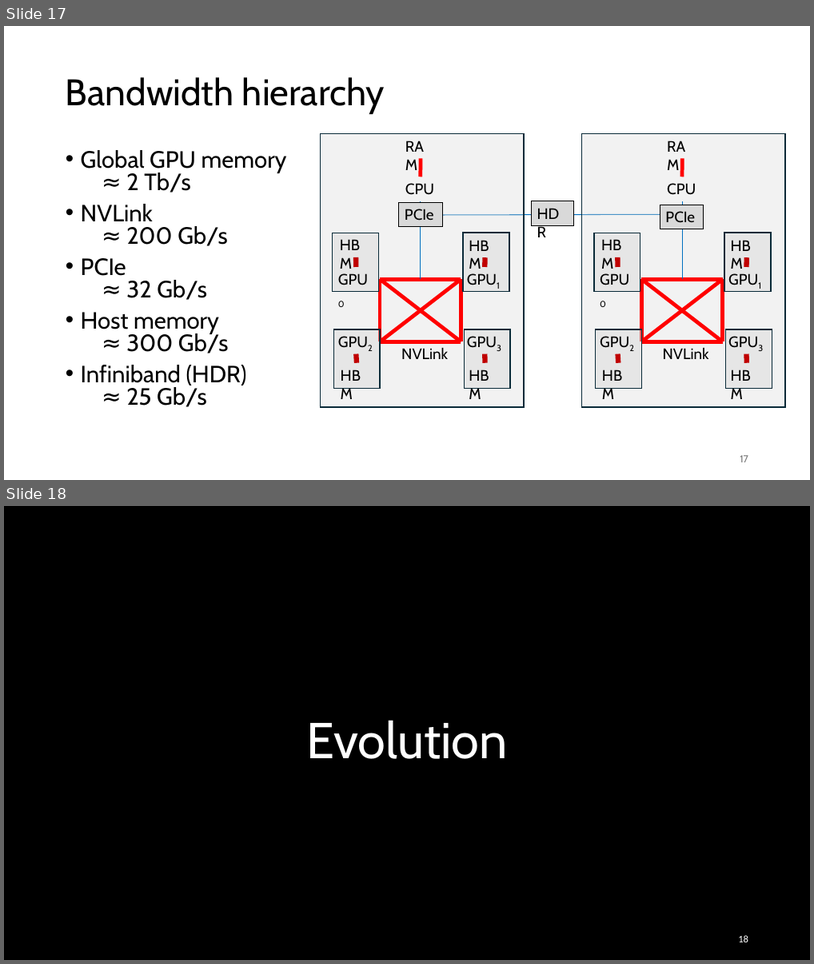
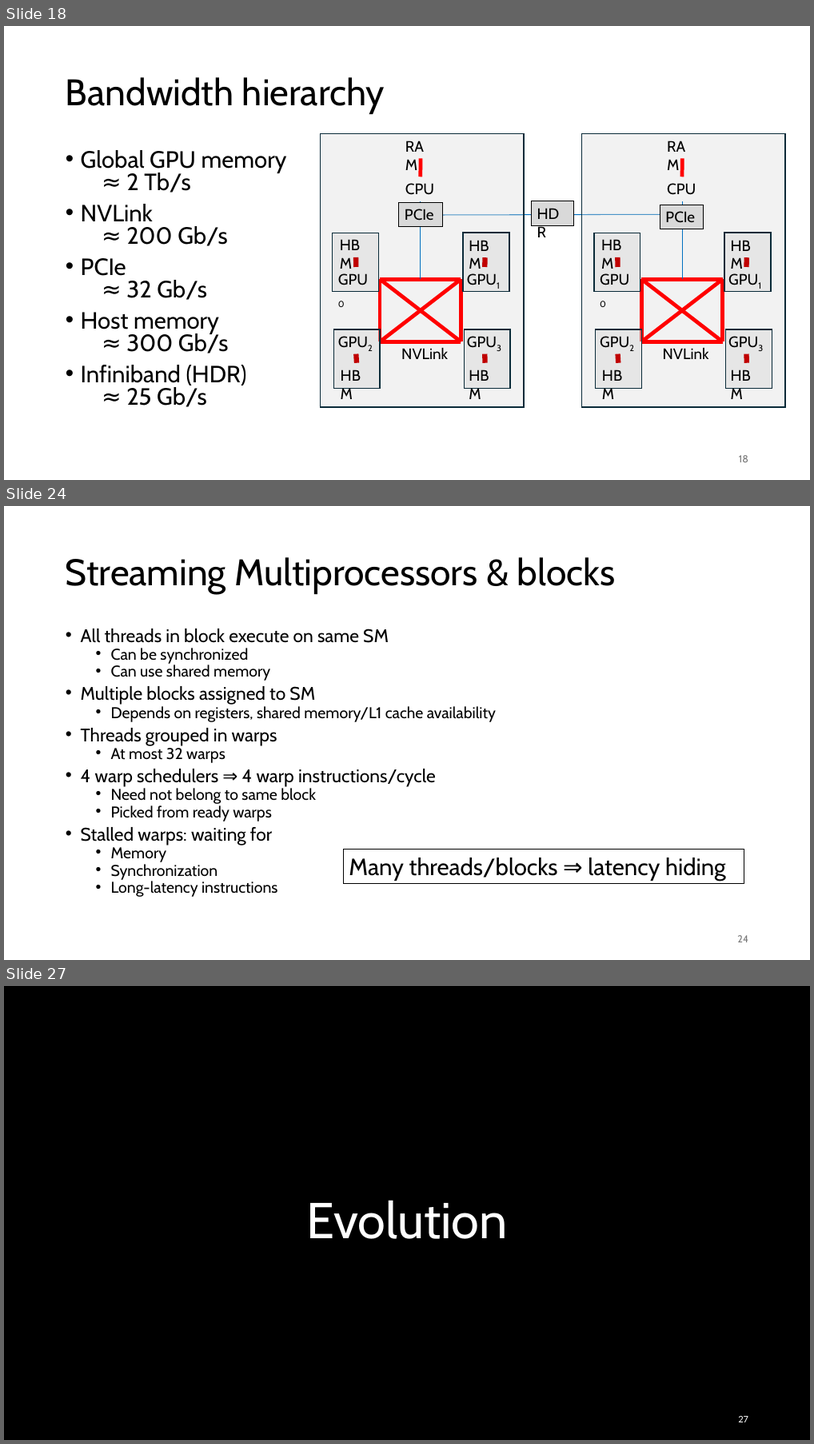
Before and after one commit to gjbex/Python-on-GPUs, a slide deck: python_on_gpus.pptx. Shown one above the other, each under a label of ours: slides 17 and 18 before the commit, slides 18, 24 and 27 after it; the slides between them are not shown. The pictures are 814x964 and 814x1444 pixels, drawn with LibreOffice and Linux fonts; fonts in the diff are those of the drawing; background and template pictures are left out. Boxes give left, top, right and bottom in pixels: in the first picture for what was removed or moved away, otherwise in the second. Text is boxed around its words. In the diff, an @@ line names an element or a change of style, - is before the commit and + after.

```diff
--- a/python_on_gpus.pptx
+++ b/python_on_gpus.pptx
@@ slide 24 added at (4, 506, 810, 960), background #FFFFFF @@
@@ title added at (66, 557, 616, 594), 44 pt, text #000000 @@
+Streaming Multiprocessors & blocks
@@ text added at (81, 628, 496, 896), 18.6 pt, text #000000 @@
+• All threads in block execute on same SM
+  • Can be synchronized
+  • Can use shared memory
+• Multiple blocks assigned to SM
+  • Depends on registers, shared memory/L1 cache availability
+• Threads grouped in warps
+  • At most 32 warps
+• 4 warp schedulers ⇒ 4 warp instructions/cycle
+  • Need not belong to same block
+  • Picked from ready warps
+• Stalled warps: waiting for
+  • Memory
+  • Synchronization
+  • Long-latency instructions
@@ rectangle added at (343, 849, 745, 884), outline #000000 0.75 pt, 28 pt, text #000000 @@
+Many threads/blocks ⇒ latency hiding
@@ page number added at (738, 935, 749, 942), 12 pt, text #797979 @@
+24
@@ what was slide 17 is now slide 18 @@
@@ page number at (739, 455, 749, 462): text changed @@
-17
+18
@@ what was slide 18 is now slide 27 @@
@@ page number at (738, 1416, 749, 1422): text changed @@
-18
+27
```
Also in this commit, not shown: 5 slides changed, 8 other slides added.
